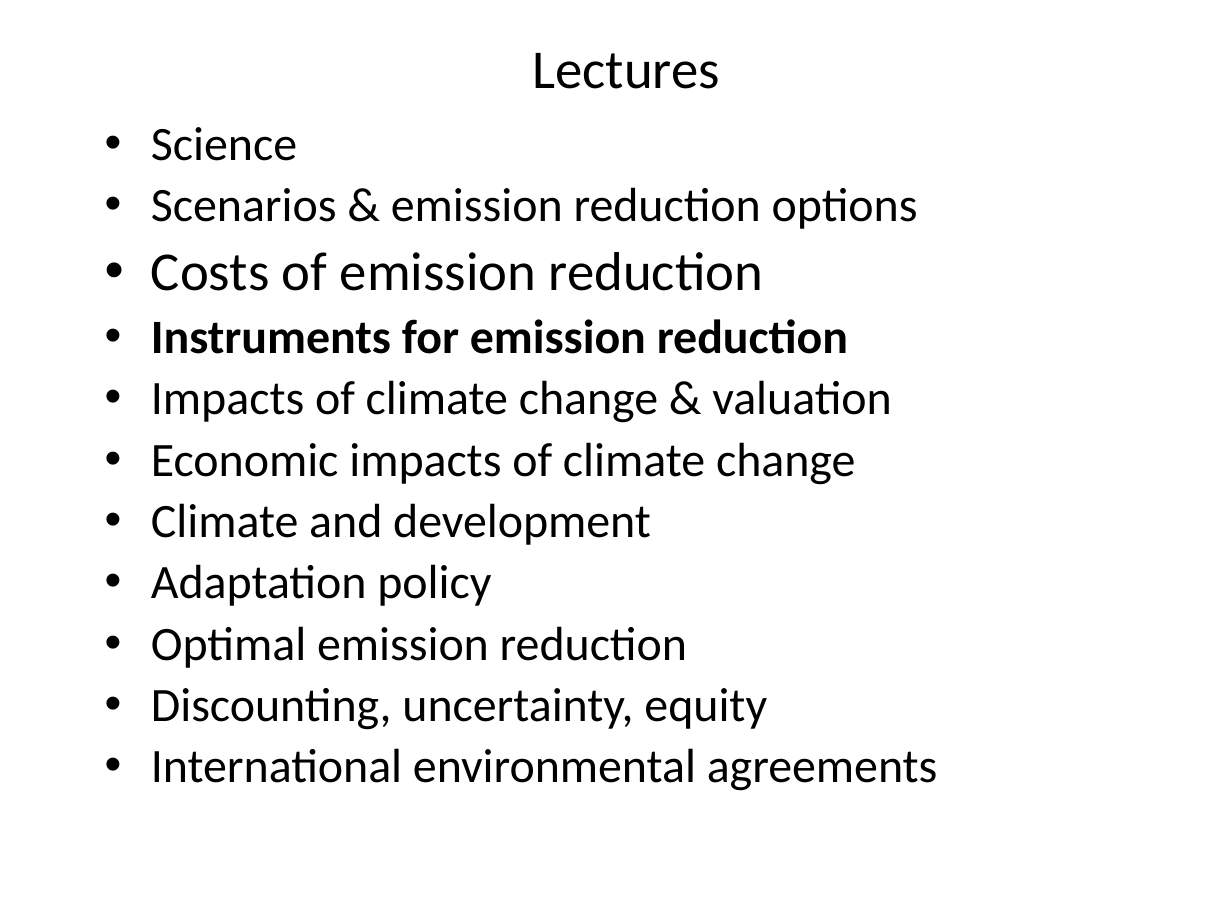
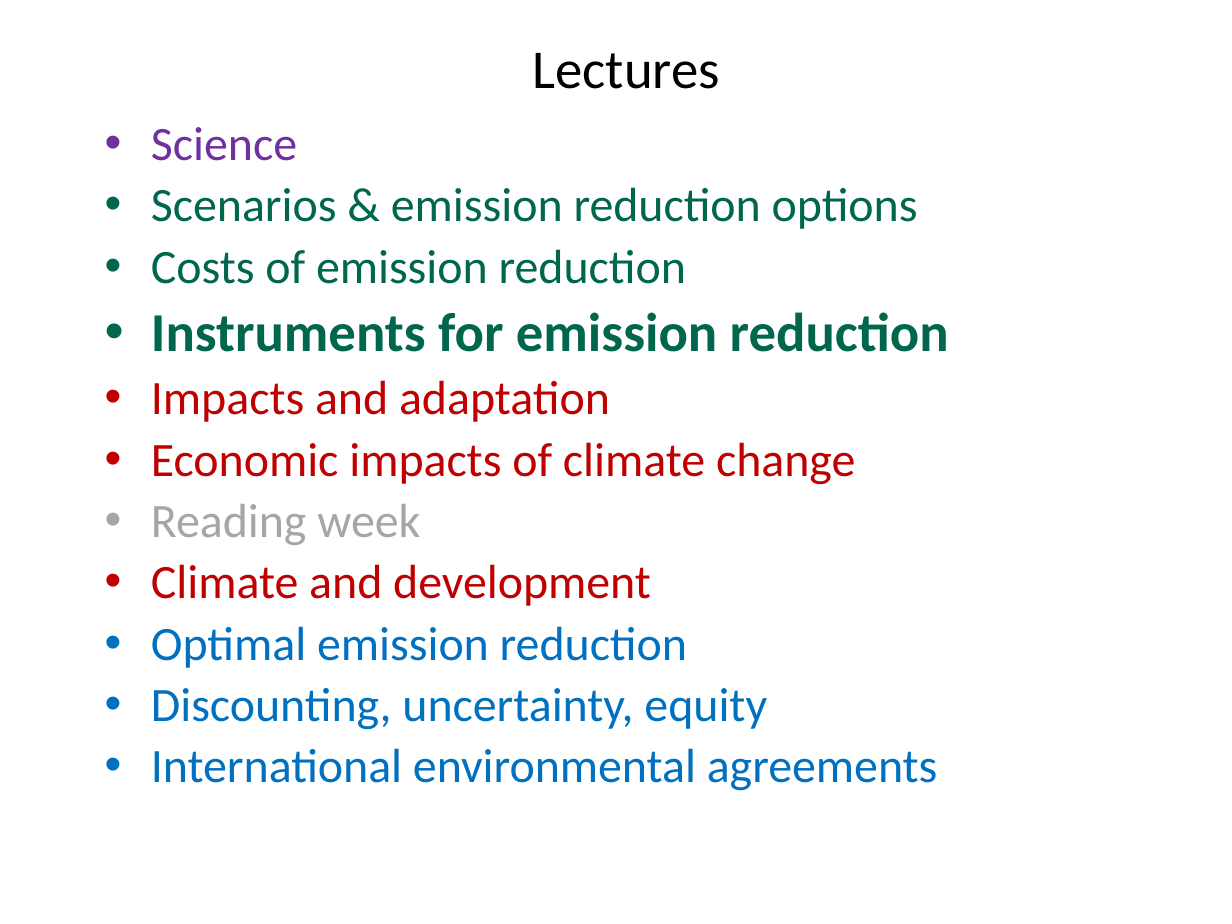
Before and after one commit to rtol/ClimateEconomics, a slide deck: slide 2 of cceug4 instruments.pptx. Drawn at 1232x924 pixels with LibreOffice and Linux fonts; fonts in the diff are those of the drawing. Boxes give left, top, right and bottom in pixels: in the first picture for what was removed or moved away, otherwise in the second. Text is boxed around its words. In the diff, an @@ line names an element or a change of style, - is before the commit and + after.

```diff
--- a/cceug4 instruments.pptx
+++ b/cceug4 instruments.pptx
@@ text at (151, 127, 949, 791): text colour #000000 to #7030A0 in "Science"; text colour #000000 to #00664D in "Scenarios & emission reduction options", "Costs of emission reduction", "Instruments for emission reduction"; size 32 to 28 pt in "Costs of emission reduction"; size 28 to 32 pt in "Instruments for emission reduction"; text colour #000000 to #C00000 in "Economic impacts of climate change", "Climate and development"; text colour #000000 to #0070C0 in "Optimal emission reduction", "Discounting, uncertainty, equity", "International environmental agreements" @@
@@ text at (151, 380, 610, 422): text changed; text colour #000000 to #C00000 @@
-• Impacts of climate change & valuation
+• Impacts and adaptation
@@ text at (151, 504, 420, 545): paragraph added @@
+• Reading week
@@ text at (151, 564, 491, 606): paragraph removed @@
-• Adaptation policy
```
Also in this commit, not shown: 7 other slides changed, 14 slides added, 1 slide removed, 7 other files.
